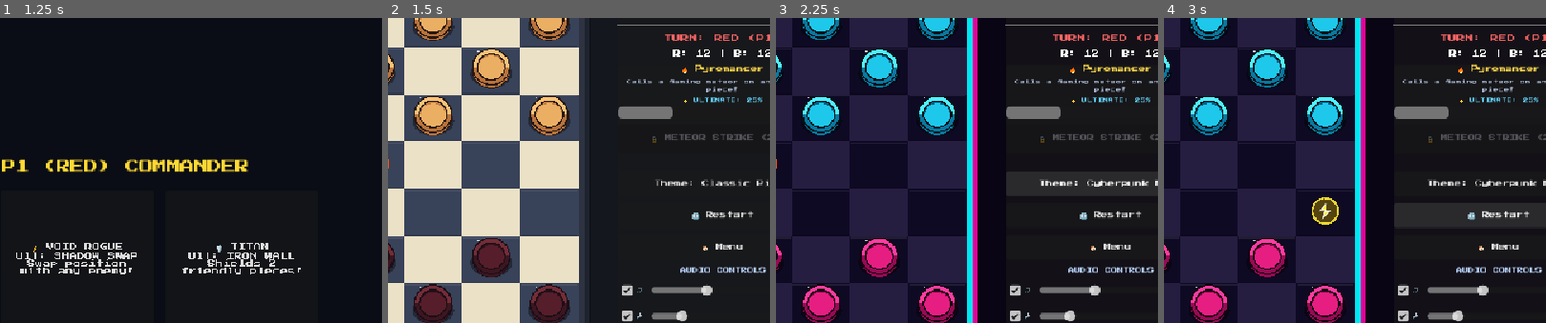
Above: before the commit, frames 1-4 (left to right).
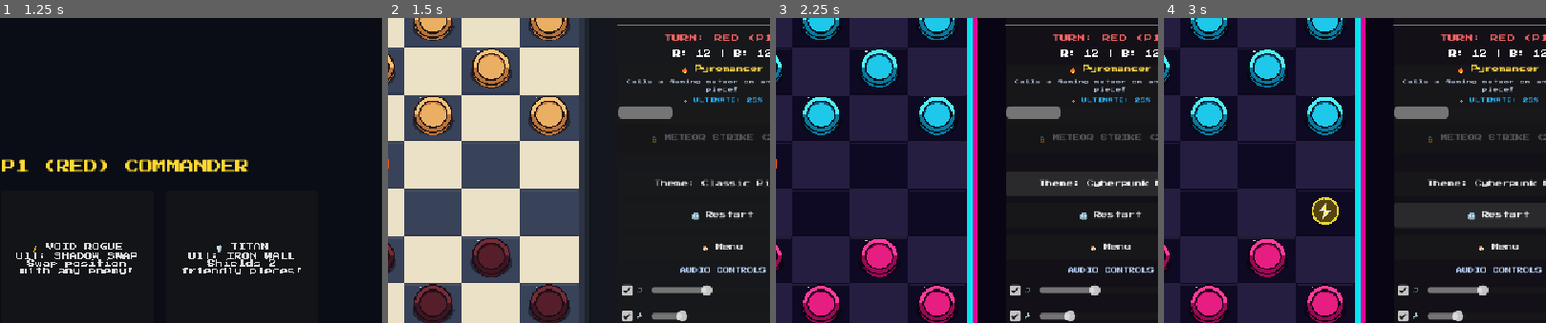
Above: after the commit, the same moments.

Repository: sylasjr/arcade-battle-checkers
Game: Godot game, scene res://scenes/Main.tscn
Two runs of this game, one before a commit and one after it. Both use one fixed random seed, a clock stepped at 60 frames per second and the inputs below. Sound files missing from this copy of the repository are replaced by a short silence.
Inputs:
- Up to frame 1 (1.25 s): click "⚔️ VS BOT (Arcade)" at 0.5 s
- Up to frame 2 (1.5 s): click "🔥 PYROMANCER Ult: METEOR Obli…" at 1.25 s
- Up to frame 3 (2.25 s): click "Theme: Classic Pixel" at 2 s
- Up to frame 4 (3 s): click "🔄 Restart" at 2.75 s
The pictures show only the part of the screen within x 40-90%, y 13-63%; the shares and areas given below are measured in that part.

Frame 1 is identical in both runs. In frame 2, 0.1% of the frame differs, in the area x 77-98%, y 25-28%; in frame 3, 0.1%; in frame 4, 0.1%.

Commit message:
Fix Shadow Swap king position restriction and add multi-color pulsing ultimate ready UI

Diff:
--- a/scripts/Board.gd
+++ b/scripts/Board.gd
@@ -450,13 +450,24 @@
 
 	elif targeting_hero_class == HeroManager.HeroClass.VOID_ROGUE:
 		if target_p.player == opp_player:
-			var friendly_pieces: Array[Piece] = []
+			var friendly_candidates: Array[Piece] = []
+			var my_king_row = 0 if current_player == Piece.Player.RED else BOARD_SIZE - 1
+			var opp_king_row = BOARD_SIZE - 1 if opp_player == Piece.Player.BLACK else 0
+
 			for pos in grid:
-				if grid[pos].player == current_player:
-					friendly_pieces.append(grid[pos])
-			if friendly_pieces.size() > 0:
+				var p: Piece = grid[pos]
+				if p.player == current_player:
+					# Rule: Cannot swap non-king into king position (opponent back rank)
+					if clicked_pos.y == my_king_row and not p.is_king:
+						continue
+					# Also enemy non-king cannot be swapped to their own king position
+					if p.grid_pos.y == opp_king_row and not target_p.is_king:
+						continue
+					friendly_candidates.append(p)
+
+			if friendly_candidates.size() > 0:
 				hero_manager.consume_ult(current_player)
-				var my_p = friendly_pieces.pick_random()
+				var my_p = friendly_candidates.pick_random()
 				var my_old_pos = my_p.grid_pos
 				grid[clicked_pos] = my_p
 				grid[my_old_pos] = target_p
@@ -506,19 +517,32 @@
 				if grid[pos].player == Piece.Player.RED: enemies.append(grid[pos])
 				elif grid[pos].player == bot_player: friendlies.append(grid[pos])
 			if enemies.size() > 0 and friendlies.size() > 0:
-				var enemy_king = enemies.filter(func(p): return p.is_king)
-				var target_e = enemy_king.pick_random() if enemy_king.size() > 0 else enemies.pick_random()
-				var my_p = friendlies.pick_random()
-				hero_manager.consume_ult(bot_player)
-				var my_pos = my_p.grid_pos
-				var e_pos = target_e.grid_pos
-				grid[e_pos] = my_p
-				grid[my_pos] = target_e
-				my_p.move_to(e_pos, true)
-				target_e.move_to(my_pos, true)
-				emit_signal("powerup_triggered", PowerUpManager.PowerType.PORTAL, to_global(my_p.position))
-				switch_turn()
-				return
+				var bot_king_row = BOARD_SIZE - 1 if bot_player == Piece.Player.BLACK else 0
+				var red_king_row = 0
+				var valid_pairs: Array[Dictionary] = []
+				for f in friendlies:
+					for e in enemies:
+						if e.grid_pos.y == bot_king_row and not f.is_king:
+							continue
+						if f.grid_pos.y == red_king_row and not e.is_king:
+							continue
+						valid_pairs.append({"my": f, "target": e})
+
+				if valid_pairs.size() > 0:
+					valid_pairs.shuffle()
+					var chosen = valid_pairs[0]
+					var my_p = chosen["my"]
+					var target_e = chosen["target"]
+					hero_manager.consume_ult(bot_player)
+					var my_pos = my_p.grid_pos
+					var e_pos = target_e.grid_pos
+					grid[e_pos] = my_p
+					grid[my_pos] = target_e
+					my_p.move_to(e_pos, true)
+					target_e.move_to(my_pos, true)
+					emit_signal("powerup_triggered", PowerUpManager.PowerType.PORTAL, to_global(my_p.position))
+					switch_turn()
+					return
 
 	var all_bot_moves: Array[Dictionary] = []
 	for pos in grid:
@@ -666,10 +690,42 @@
 
 	# 6. Targeting Ultimate Reticle
 	if is_targeting_ult:
-		draw_rect(Rect2(0, 0, total_w, total_h), Color(1.0, 0.1, 0.1, 0.14))
+		var tint_col = Color(0.6, 0.15, 0.9, 0.15) if targeting_hero_class == HeroManager.HeroClass.VOID_ROGUE else Color(1.0, 0.1, 0.1, 0.14)
+		draw_rect(Rect2(0, 0, total_w, total_h), tint_col)
 		if is_in_bounds(hovered_tile):
 			var reticle_rect = Rect2(hovered_tile.x * TILE_W, hovered_tile.y * TILE_H, TILE_W, TILE_H)
-			draw_rect(reticle_rect, Color(1.0, 0.2, 0.2, 0.55))
+			var opp_player = Piece.Player.BLACK if current_player == Piece.Player.RED else Piece.Player.RED
+			var is_enemy = grid.has(hovered_tile) and grid[hovered_tile].player == opp_player
+
+			if is_enemy:
+				if targeting_hero_class == HeroManager.HeroClass.VOID_ROGUE:
+					var target_p: Piece = grid[hovered_tile]
+					var my_king_row = 0 if current_player == Piece.Player.RED else BOARD_SIZE - 1
+					var opp_king_row = BOARD_SIZE - 1 if opp_player == Piece.Player.BLACK else 0
+					var has_valid_friendly = false
+					for pos in grid:
+						var p: Piece = grid[pos]
+						if p.player == current_player:
+							if hovered_tile.y == my_king_row and not p.is_king:
+								continue
+							if p.grid_pos.y == opp_king_row and not target_p.is_king:
+								continue
+							has_valid_friendly = true
+							break
+
+					if has_valid_friendly:
+						draw_rect(reticle_rect, Color(0.8, 0.3, 1.0, 0.55))
+						draw_arc(Vector2(hovered_tile.x * TILE_W + TILE_W * 0.5, hovered_tile.y * TILE_H + TILE_H * 0.5), 22, 0, TAU, 16, Color(0.9, 0.4, 1.0), 2.5)
+					else:
+						# Cannot swap into king position without king
+						draw_rect(reticle_rect, Color(1.0, 0.15, 0.15, 0.45))
+						draw_line(Vector2(reticle_rect.position.x + 8, reticle_rect.position.y + 8), Vector2(reticle_rect.end.x - 8, reticle_rect.end.y - 8), Color(1.0, 0.2, 0.2, 0.9), 3.0)
+						draw_line(Vector2(reticle_rect.end.x - 8, reticle_rect.position.y + 8), Vector2(reticle_rect.position.x + 8, reticle_rect.end.y - 8), Color(1.0, 0.2, 0.2, 0.9), 3.0)
+				else:
+					draw_rect(reticle_rect, Color(1.0, 0.2, 0.2, 0.55))
+					draw_arc(Vector2(hovered_tile.x * TILE_W + TILE_W * 0.5, hovered_tile.y * TILE_H + TILE_H * 0.5), 22, 0, TAU, 16, Color(1.0, 0.3, 0.3), 2.5)
+			else:
+				draw_rect(reticle_rect, Color(1.0, 1.0, 1.0, 0.18))
 
 	# 7. Valid Move Highlights
 	for move in valid_moves:
@@ -690,8 +746,30 @@
 	var desc = ""
 	var badge_color = Color.WHITE
 
+	# Check for invalid Shadow Swap warning tooltip
+	if is_targeting_ult and targeting_hero_class == HeroManager.HeroClass.VOID_ROGUE and grid.has(tile):
+		var target_p: Piece = grid[tile]
+		var opp_player = Piece.Player.BLACK if current_player == Piece.Player.RED else Piece.Player.RED
+		if target_p.player == opp_player:
+			var my_king_row = 0 if current_player == Piece.Player.RED else BOARD_SIZE - 1
+			var opp_king_row = BOARD_SIZE - 1 if opp_player == Piece.Player.BLACK else 0
+			var has_valid_friendly = false
+			for pos in grid:
+				var p: Piece = grid[pos]
+				if p.player == current_player:
+					if tile.y == my_king_row and not p.is_king:
+						continue
+					if p.grid_pos.y == opp_king_row and not target_p.is_king:
+						continue
+					has_valid_friendly = true
+					break
+			if not has_valid_friendly:
+				title = "🚫 CANNOT SWAP"
+				desc = "Non-kings cannot swap\ninto the king position!"
+				badge_color = Color(1.0, 0.3, 0.3)
+
 	# Check for Power-Up on this tile
-	if is_arcade_mode and powerup_manager.active_powers.has(tile):
+	if title == "" and is_arcade_mode and powerup_manager.active_powers.has(tile):
 		var p_type = powerup_manager.active_powers[tile].type
 		if p_type == PowerUpManager.PowerType.BOMB:
 			title = "💣 BOMB TILE"
--- a/scripts/UI.gd
+++ b/scripts/UI.gd
@@ -76,23 +76,35 @@
 		return
 	hero_label.text = "%s %s" % [hero_icon, hero_name]
 	hero_desc.text = desc_text
-	energy_label.text = "⚡ ULTIMATE: %d%%" % int(energy_val)
 	ult_bar.value = energy_val
 	target_hint.visible = is_targeting
 
+	ult_btn.pivot_offset = ult_btn.size * 0.5
+
 	if is_targeting:
+		if ready_pulse_tween != null and ready_pulse_tween.is_valid():
+			ready_pulse_tween.kill()
 		ult_btn.disabled = false
-		ult_btn.text = "🎯 TARGETING..."
-		ult_btn.modulate = Color(1.0, 0.2, 0.2)
+		ult_btn.scale = Vector2.ONE
+		ult_btn.text = "🎯 SELECT ENEMY TO CAST"
+		ult_btn.modulate = Color(1.0, 0.3, 0.3)
+		energy_label.text = "🎯 SELECT ENEMY TARGET"
+		energy_label.modulate = Color(1.0, 0.3, 0.3)
 	elif is_ready:
 		ult_btn.disabled = false
-		ult_btn.text = "⚡ %s (READY!)" % ult_name
-		ult_btn.modulate = Color(1.0, 0.95, 0.1)
+		ult_btn.text = "⚡ CAST: %s ⚡" % ult_name
+		energy_label.text = "✨ ULTIMATE READY! (100%) ✨"
 
 		if ready_pulse_tween == null or not ready_pulse_tween.is_valid():
 			ready_pulse_tween = create_tween().set_loops()
-			ready_pulse_tween.tween_property(ult_btn, "scale", Vector2(1.04, 1.04), 0.4).set_trans(Tween.TRANS_SINE)
-			ready_pulse_tween.tween_property(ult_btn, "scale", Vector2(1.0, 1.0), 0.4).set_trans(Tween.TRANS_SINE)
+			# Vibrant multi-color & scale pulse between Electric Cyan and Radiant Gold
+			ready_pulse_tween.tween_property(ult_btn, "scale", Vector2(1.06, 1.06), 0.45).set_trans(Tween.TRANS_SINE)
+			ready_pulse_tween.parallel().tween_property(ult_btn, "modulate", Color(0.2, 1.0, 0.85), 0.45).set_trans(Tween.TRANS_SINE)
+			ready_pulse_tween.parallel().tween_property(energy_label, "modulate", Color(0.2, 1.0, 0.85), 0.45).set_trans(Tween.TRANS_SINE)
+
+			ready_pulse_tween.tween_property(ult_btn, "scale", Vector2(1.0, 1.0), 0.45).set_trans(Tween.TRANS_SINE)
+			ready_pulse_tween.parallel().tween_property(ult_btn, "modulate", Color(1.0, 0.88, 0.15), 0.45).set_trans(Tween.TRANS_SINE)
+			ready_pulse_tween.parallel().tween_property(energy_label, "modulate", Color(1.0, 0.88, 0.15), 0.45).set_trans(Tween.TRANS_SINE)
 	else:
 		if ready_pulse_tween != null and ready_pulse_tween.is_valid():
 			ready_pulse_tween.kill()
@@ -100,6 +112,8 @@
 		ult_btn.disabled = true
 		ult_btn.text = "🔒 %s (%d%%)" % [ult_name, int(energy_val)]
 		ult_btn.modulate = Color(0.65, 0.65, 0.7)
+		energy_label.text = "⚡ ULTIMATE: %d%%" % int(energy_val)
+		energy_label.modulate = Color(0.4, 0.85, 1.0)
 
 func _on_diff_pressed() -> void:
 	var next_val = (int(current_diff) + 1) % 4
